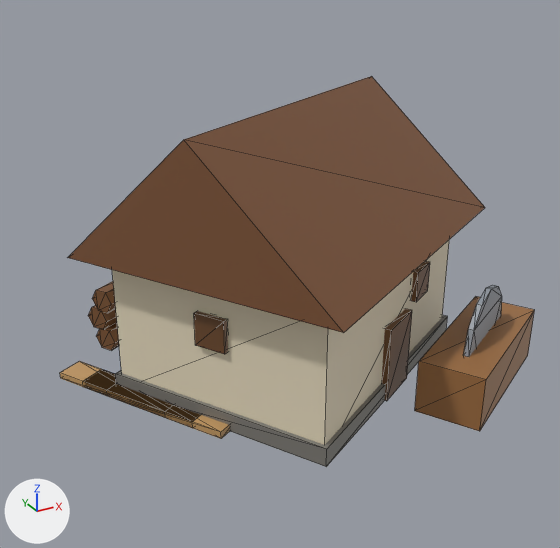
What one commit did to the glTF model art/models/building_4.glb.
Rendered twice from a 50 mm lens placed at (-0.797, -1.386, 0.916), pointed at (-0.072, -0.068, 0.257). The lights are fixed; the arrows at lower left show +X, +Y and +Z. The first picture is the older version. Mesh edges are drawn as thin lines. Vertices at exactly the same position are counted once.

Before the edit, the objects in view are built like this:
```python
me_building_4 = bpy.data.meshes.new('building_4')
me_building_4.from_pydata(...)  # 138 vertices, 220 faces; spans x -0.503..0.495, y -0.453..0.453, z 0.0..0.6
me_building_4.materials.append(mat_defaultmaterial)
ob_building_4 = bpy.data.objects.new('building_4', me_building_4)
ob_building_4.location = (0.0, 0.0, 0.0)
```
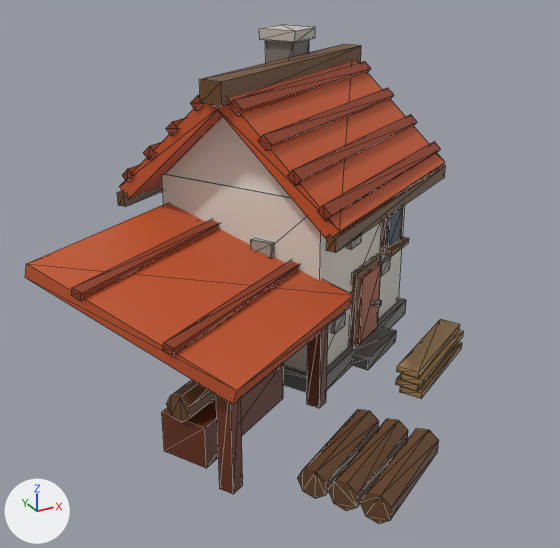
Edits to the bpy script that builds the scene:
```text
Change me_building_4:
    used by ob_building_4; location = (0.0, 0.0, 0.0)
    remove me_building_4.from_pydata(...)  # 138 vertices, 220 faces; spans x -0.503..0.495, y -0.453..0.453, z 0.0..0.6
    add me_building_4.from_pydata(...)  # 414 vertices, 640 faces; spans x -0.578..0.45, y -0.576..0.508, z 0.0..0.715
    me_building_4 part 1: the loose piece of 8 vertices spanning x 0.197..0.265, y -0.184..-0.136, z 0.176..0.246 is scaled about its middle by (0.716, 0.725, 0.457), then moved by (-0.184, 0.045, -0.077)
    me_building_4 part 2: the loose piece of 8 vertices spanning x 0.075..0.18, y -0.257..-0.185, z 0.0..0.17 is scaled about its middle by (0.909, 0.908, 1), then moved by (0.041, 0.169, 0.04)
    me_building_4 part 3: the loose piece of 24 vertices spanning x 0.209..0.405, y -0.352..-0.231, z 0.01..0.23 is multiplied about its middle by the matrix ((0.637, 0.0, 0.0), (0.0, 0.637, 0.0), (0.0, 0.0, 0.637)), then moved by (-0.554, 0.12, -0.02)
    me_building_4 part 4: the loose piece of 8 vertices spanning x -0.393..0.393, y -0.372..0.372, z 0.0..0.32 is rebuilt with 8 vertices and now spans x -0.227..0.354, y -0.154..0.412, z 0.04..0.43
    me_building_4 part 5: the loose piece of 8 vertices spanning x -0.407..0.407, y -0.385..0.385, z 0.0..0.04 is rebuilt with 8 vertices and now spans x -0.247..0.375, y -0.174..0.433, z 0.0..0.04
    me_building_4 part 6: the loose piece of 6 vertices spanning x -0.475..0.475, y -0.453..0.453, z 0.32..0.6 is rebuilt with 8 vertices and now spans x -0.184..0.442, y -0.246..0.279, z 0.38..0.641
    me_building_4 part 7: 7 loose pieces with 68 vertices, spanning x -0.503..-0.185, y -0.21..0.39, z 0.0..0.246, are deleted
    me_building_4 part 8: 8 vertices removed from x 0.113..0.495, y -0.437..-0.136, z 0.0..0.12; 350 vertices added at x -0.578..0.45, y -0.576..0.508, z 0.0..0.715
```

What differs and where, as boxes [x1, y1, x2, y2] in the pictures (560 x 548 px; the box of a moved part takes in the faces that stretch with it):
'building_4', reshaped (7% narrower, 28% taller)
    before: [60, 76, 534, 467]
    after: [25, 25, 464, 524]
part 1 of me_building_4, moved or reshaped
    before: [411, 261, 430, 302]
    after: [331, 312, 346, 334]
part 2 of me_building_4, moved or reshaped
    before: [382, 309, 412, 401]
    after: [357, 263, 381, 345]
part 3 of me_building_4, moved or reshaped (not visible afterwards)
    before: [464, 285, 502, 357]
part 4 of me_building_4, rebuilt
    before: [112, 239, 450, 445]
    after: [162, 174, 405, 373]
part 5 of me_building_4, rebuilt
    before: [115, 315, 447, 467]
    after: [283, 298, 406, 393]
part 6 of me_building_4, rebuilt (45% narrower, 30% shorter)
    before: [68, 76, 485, 333]
    after: [215, 61, 445, 240]
part 7 of me_building_4, deleted (brown)
    before: [60, 282, 230, 439]
part 8 of me_building_4, reshaped
    before: [415, 296, 534, 431]
    after: [25, 25, 464, 524]
